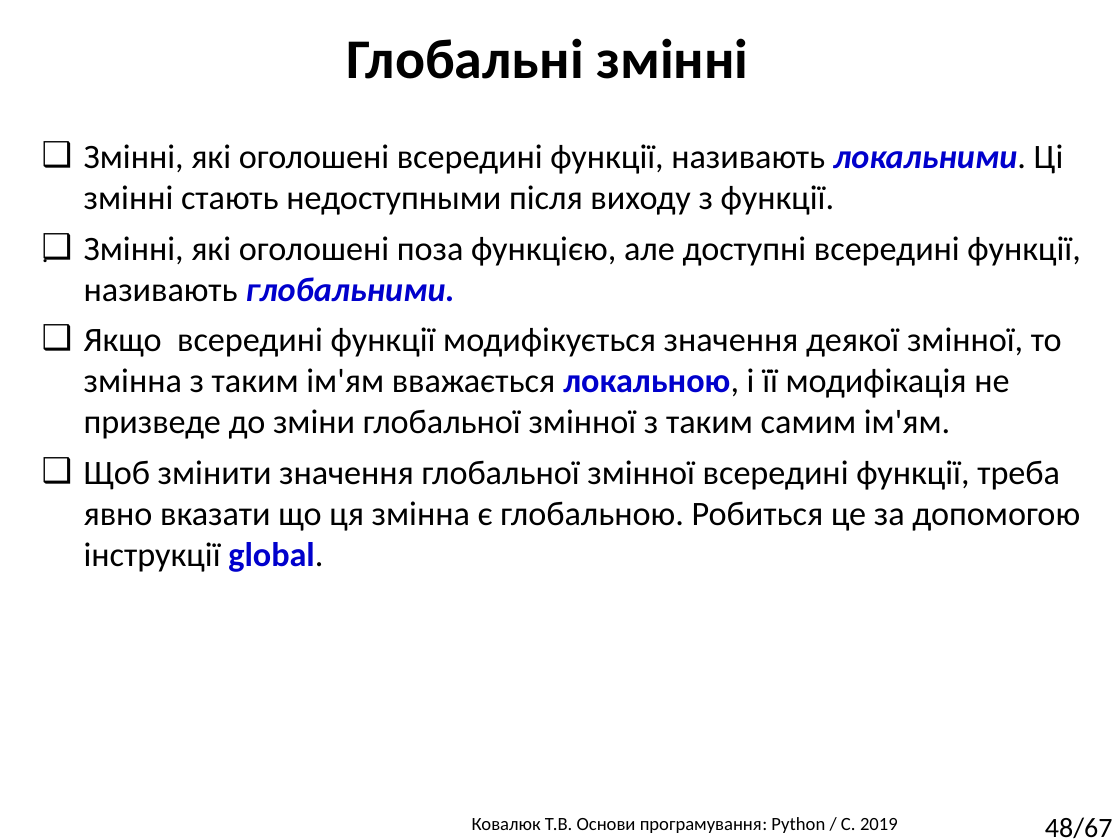
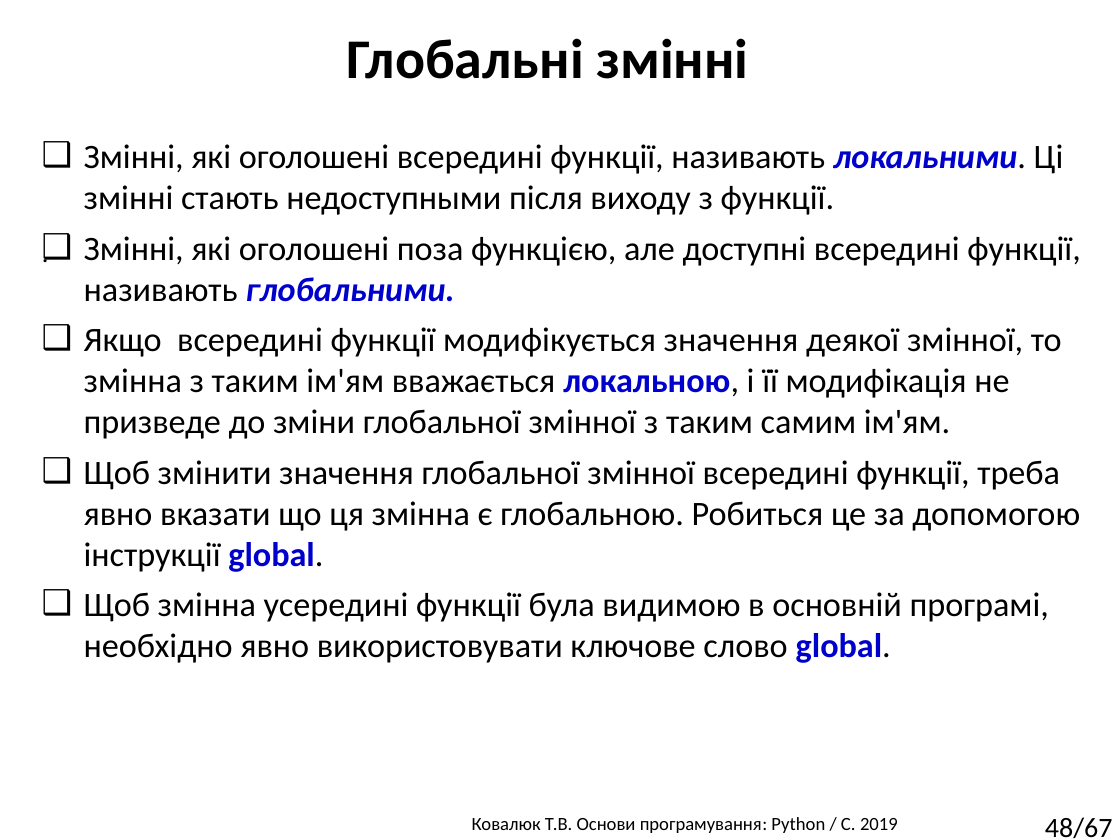
Before and after one commit to tkovalyuk/Basics-of-programming, a slide deck: slide 48 of lec4_python_functions.pptx. Drawn at 1120x840 pixels with LibreOffice and Linux fonts; fonts in the diff are those of the drawing; background and template pictures are left out. Boxes give left, top, right and bottom in pixels: in the first picture for what was removed or moved away, otherwise in the second. Text is boxed around its words. In the diff, an @@ line names an element or a change of style, - is before the commit and + after.

```diff
--- a/lec4_python_functions.pptx
+++ b/lec4_python_functions.pptx
@@ text at (84,592,1049,663): paragraph added @@
+❑ Щоб змінна усередині функції була видимою в основній програмі, необхідно явно використовувати ключове слово global.
```
